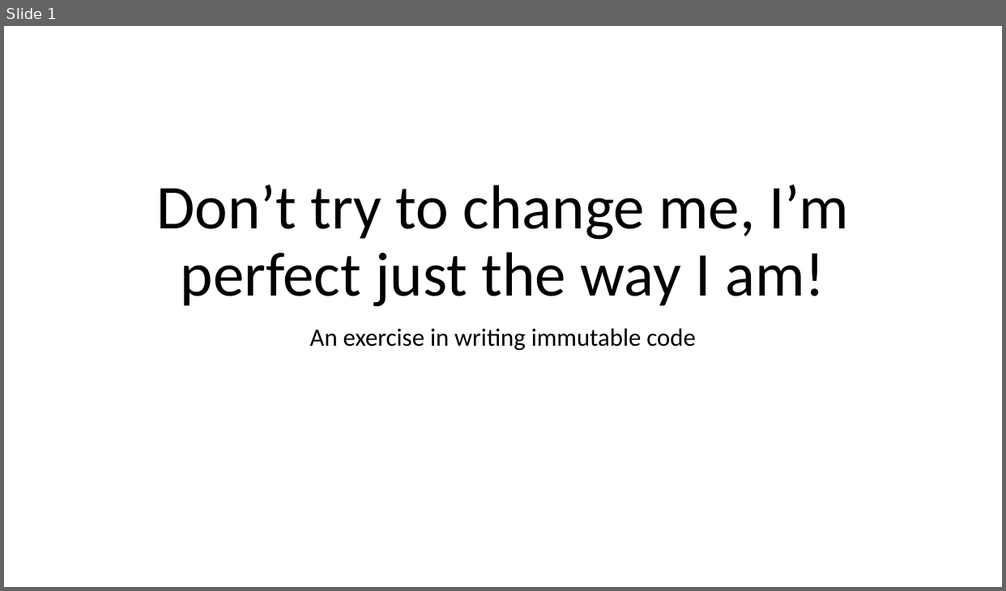
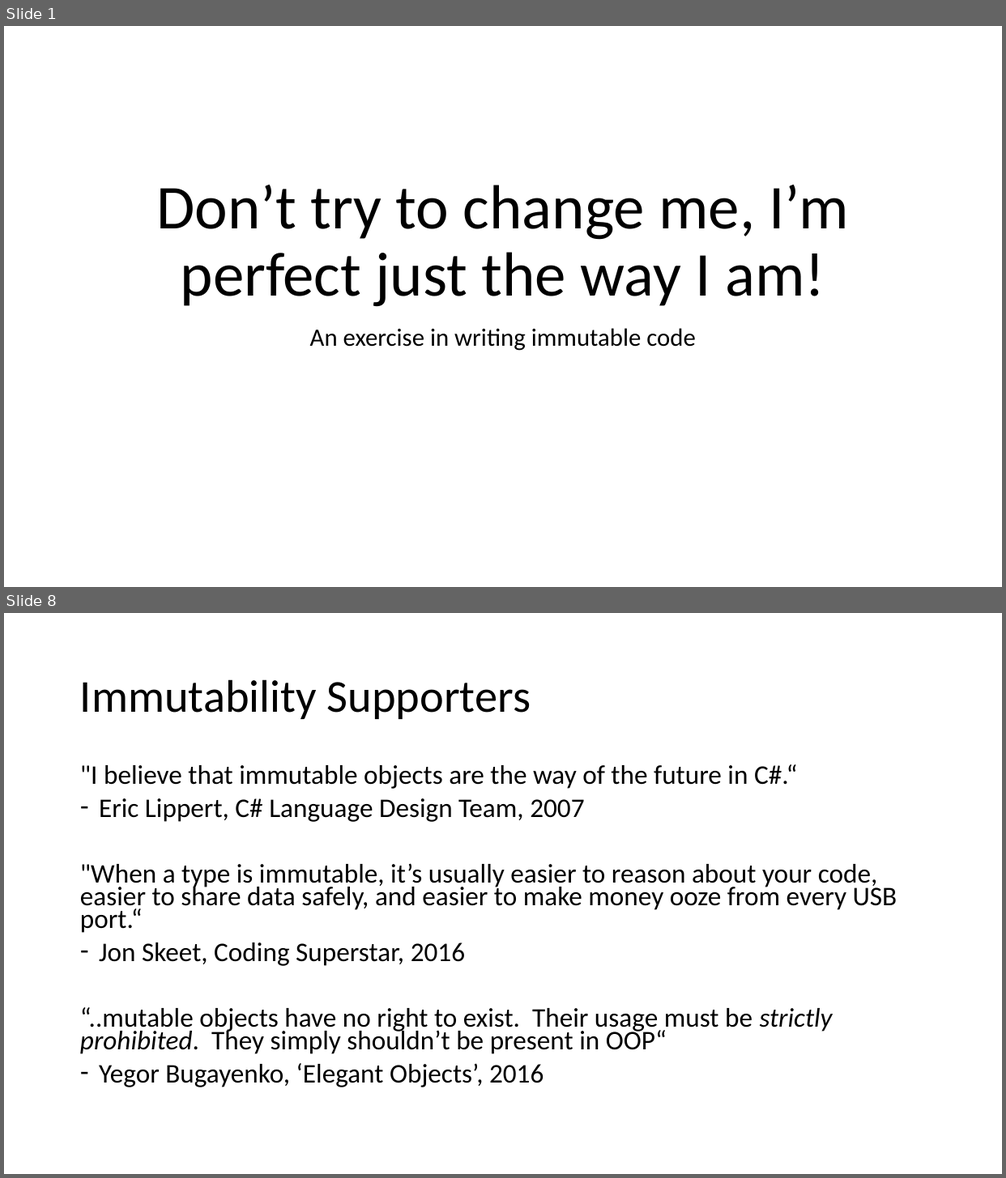
Before and after one commit to relentless/ImmutabilityDojo, a slide deck: Immutability Dojo.pptx. Shown one above the other, each under a label of ours: slide 1 before the commit, slides 1 and 8 after it; the slides between them are not shown. The pictures are 1006x591 and 1006x1178 pixels, drawn with LibreOffice and Linux fonts; fonts in the diff are those of the drawing. Boxes give left, top, right and bottom in pixels: in the first picture for what was removed or moved away, otherwise in the second. Text is boxed around its words. In the diff, an @@ line names an element or a change of style, - is before the commit and + after.

```diff
--- a/Immutability Dojo.pptx
+++ b/Immutability Dojo.pptx
@@ slide 8 added at (4, 613, 1002, 1174), background #FFFFFF @@
@@ title added at (80, 679, 530, 719), 44 pt, text #000000 @@
+Immutability Supporters
@@ text added at (80, 764, 897, 1088), 25.9 pt, text #000000 @@
+"I believe that immutable objects are the way of the future in C#.“
+– Eric Lippert, C# Language Design Team, 2007
+"When a type is immutable, it’s usually easier to reason about your code, easier to share data safely, and easier to make money ooze from every USB port.“
+– Jon Skeet, Coding Superstar, 2016
+“..mutable objects have no right to exist. Their usage must be strictly prohibited. They simply shouldn’t be present in OOP“
+– Yegor Bugayenko, ‘Elegant Objects’, 2016
```
Also in this commit, not shown: 3 slides changed, 3 other slides added, 2 slides removed, 1 other file.
